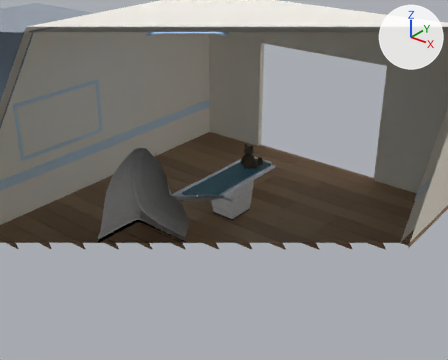
Before and after pictures for a commit that changed the glTF model public/mriprep/assets/mri_suite.glb.
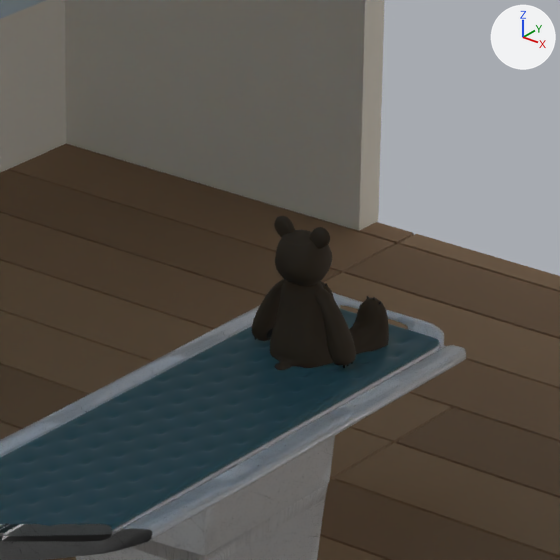
Each version is shown from a camera (50 mm lens) standing at (5.98, -6.84, 5.34) and looking at (-0.02, 0.66, 0.69), then close up on the part from 44% to 65% of the width and 30% to 56% of the height. Arrows for +X, +Y and +Z are at upper right; the lights stay in place. The first two pictures are the older version. Everything nearer to the camera than a plane just in front of the edit is cut away. Where no turn or scale is listed for an object, it has been applied to the vertices.

Names of what the first close-up shows: 'BuddyBear', 'SuiteFloor', 'SuiteWallLeft', 'WallShared_L', 'corpo', 'estofado' and 2 more.
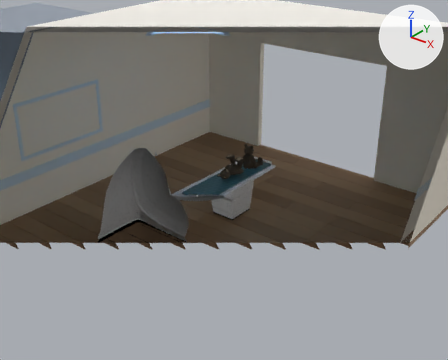
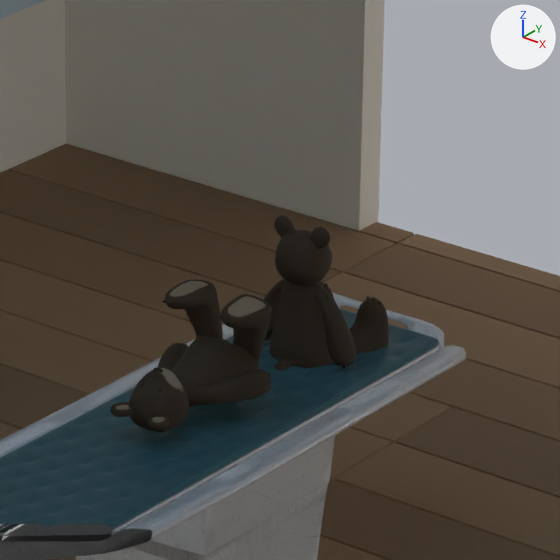
Diff of the bpy script that builds the scene:
```diff
--- a/public/mriprep/assets/mri_suite.glb.py
+++ b/public/mriprep/assets/mri_suite.glb.py
@@ me_cube_001 @@
+me_cube_001.from_pydata(...)  # 8946 vertices, 17700 faces; spans x -0.18..0.18, y -0.461..-0.001, z -0.119..0.245
+me_cube_001.materials.append(mat_teddy_bear)
@@ ob_buddybearlying @@
+ob_buddybearlying = bpy.data.objects.new('BuddyBearLying', me_cube_001)
+ob_buddybearlying.location = (0.0, 1.011, 0.799)
```

Boxes (x1, y1, x2, y2) around the edits, measured in the close-ups (560 x 560 px):
'BuddyBearLying', added: after (110, 279, 272, 432)
